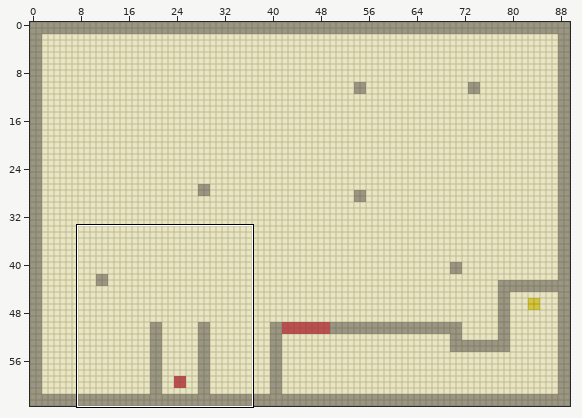
An edit to a level. Tiled map, assets/art/testlvl.tmx. The picture above shows the old version from afar; the outline marks the close-up.
Close-up. As it was:
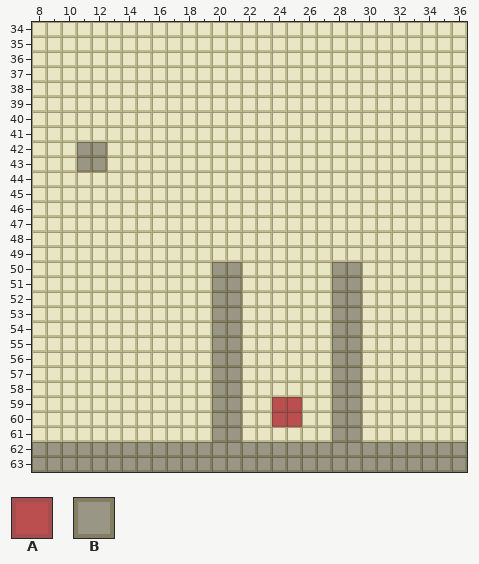
Cells are 10x10 px. Shown: x 8..36, y 34..63. The commit also changed other parts of the map, which this record leaves out. The commit also replaced the tileset; all pictures use the new one.
Key: from "PlsTiles": A 0, B 2.
_ is an empty cell.
Layers that did not change in this view are not listed.
Layer "Walls" before, first column x 8:
34 _____________________________
35 _____________________________
36 _____________________________
37 _____________________________
38 _____________________________
39 _____________________________
40 _____________________________
41 _____________________________
42 ___BB________________________
43 ___BB________________________
44 _____________________________
45 _____________________________
46 _____________________________
47 _____________________________
48 _____________________________
49 _____________________________
50 ____________BB______BB_______
51 ____________BB______BB_______
52 ____________BB______BB_______
53 ____________BB______BB_______
54 ____________BB______BB_______
55 ____________BB______BB_______
56 ____________BB______BB_______
57 ____________BB______BB_______
58 ____________BB______BB_______
59 ____________BB__AA__BB_______
60 ____________BB__AA__BB_______
61 ____________BB______BB_______
62 BBBBBBBBBBBBBBBBBBBBBBBBBBBBB
63 BBBBBBBBBBBBBBBBBBBBBBBBBBBBB
The result:
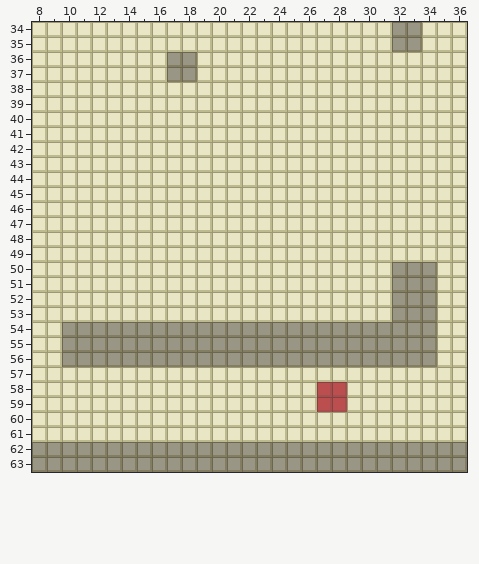
Tiles of an added or newly shown layer are drawn over the layers below it.
Edits made:
Layer "Walls":
y 34..35: x 32..33 __ -> BB
y 36..37: x 17..18 __ -> BB
y 42..43: x 11..12 BB -> __
y 50..53: x 20..21 BB -> __; x 28..29 BB -> __; x 32..34 ___ -> BBB
y 54..56: x 10..19 __________ -> BBBBBBBBBB; x 22..27 ______ -> BBBBBB; x 30..34 _____ -> BBBBB
y 57..58: x 20..21 BB -> __; x 28..29 BB -> __
y 59..60: x 20..21 BB -> __; x 24..25 AA -> __; x 28..29 BB -> __
y 61: x 20..21 BB -> __; x 28..29 BB -> __
Layer "Other" (added):
y 58..59: x 27..28 __ -> AA
Where, in picture pixels (left, top, right, bottom), the same in both close-ups:
added: (392, 22, 422, 52)
added: (167, 52, 197, 82)
removed: (77, 142, 107, 172)
changed: (62, 262, 437, 442)
